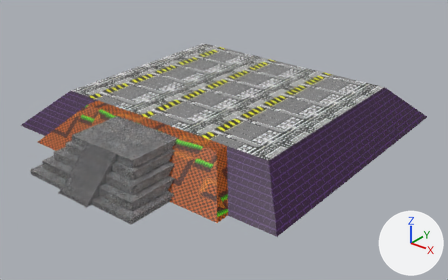
Before and after pictures for a commit that changed the OBJ model PR/PR/Models/ModelosAle/Altar.obj.
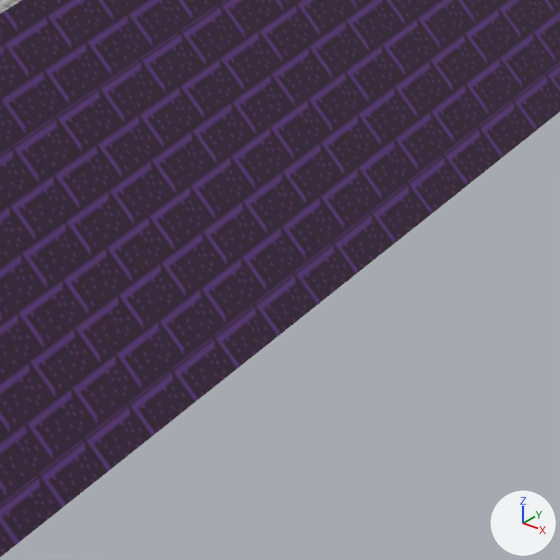
There are two pictures of each version: one whole from a camera (50 mm lens) standing at (26.56, -32.27, 19.14) and looking at (1.41, -0.84, -0.35), one close up on the part from 72% to 89% of the width and 44% to 71% of the height. Lighting does not change. The marker at lower right points along +X, +Y and +Z. Where no turn or scale is listed for an object, it has been applied to the vertices. Vertices at the same position are counted once.
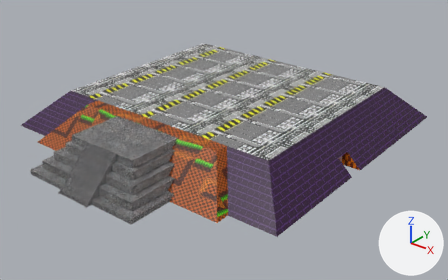
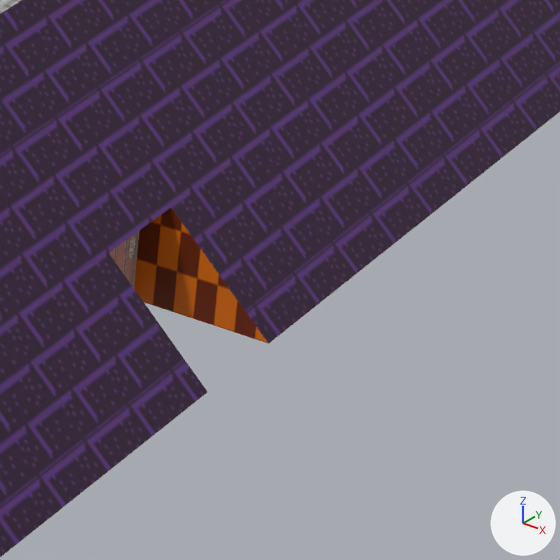
What differs and where, as boxes [x1, y1, x2, y2] in the close-ups (560 x 560 px):
part 1 of me_plane, built on
    both: [107, 205, 271, 395]

Edits to the bpy script that builds the scene:
```text
Add img_puerta_png:
    img_puerta_png = load_image('puerta.png', '../../Textures/piramide/puerta.png', 1046, 2701, 'sRGB')
Add mat_material:
    mat_material = principled_material('Material')
    mat_material.texture = img_puerta_png
Change me_plane:
    used by ob_plane; location = (0.0, 0.0, 0.0)
    remove me_plane.from_pydata(...)  # 16 vertices, 22 faces; spans x -11.5..11.5, y -9.9..11.5, z 0.0..2.5
    add me_plane.from_pydata(...)  # 24 vertices, 40 faces; spans x -11.5..11.5, y -9.9..11.5, z 0.0..2.5
    me_plane part 1
    1 face is deleted
    8 vertices are added at x 10.2..11.5, y -0.6..0.6, z 0.0..1.0
    6 new faces join them, mat_material_001 (picture img_greenhillzone_texture_png)
    11 new faces join them, mat_material_004 (picture img_marblezone_texture_png)
    2 new faces join them, mat_material (picture img_puerta_png)
    add me_plane.materials.append(mat_material)  # picture img_puerta_png
```
